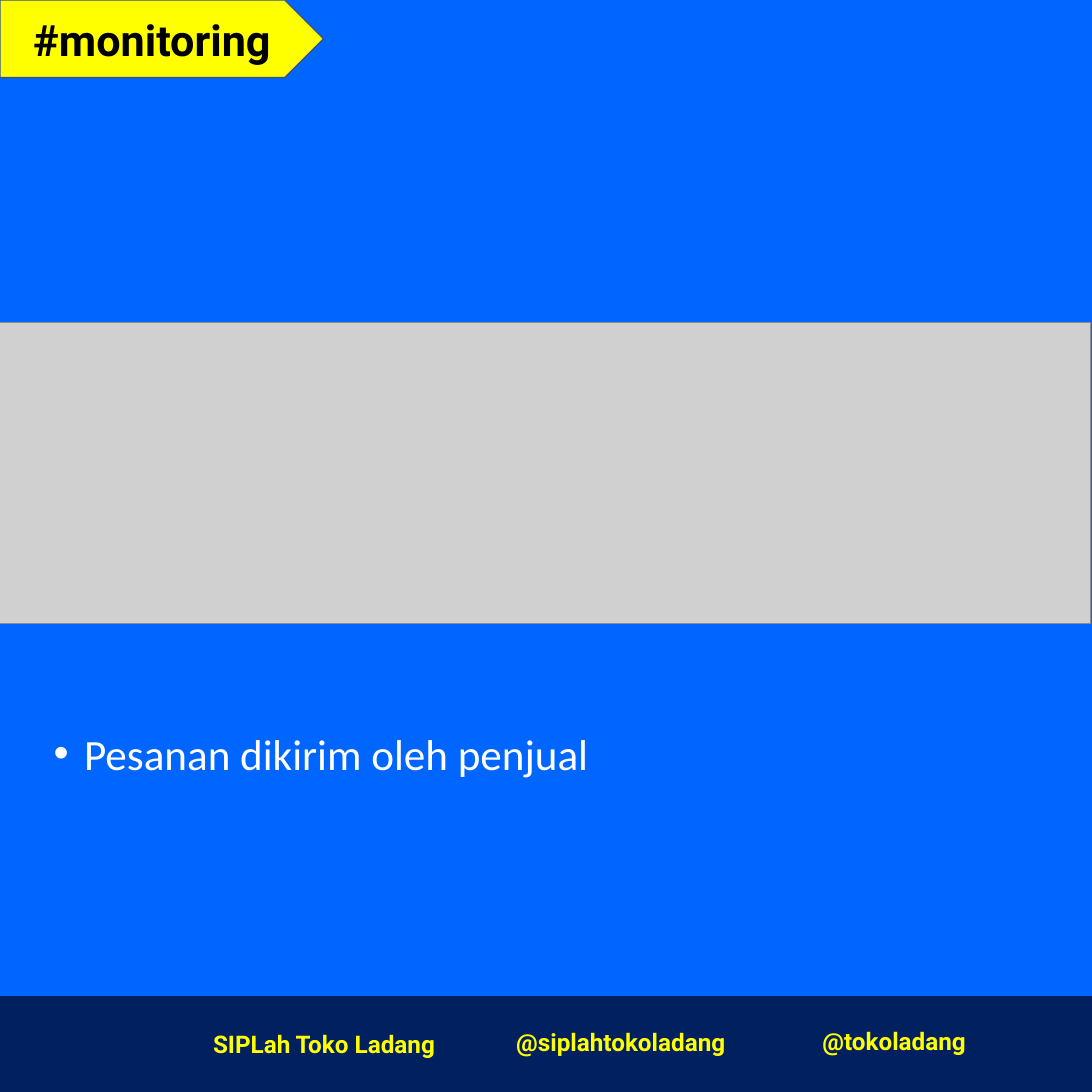
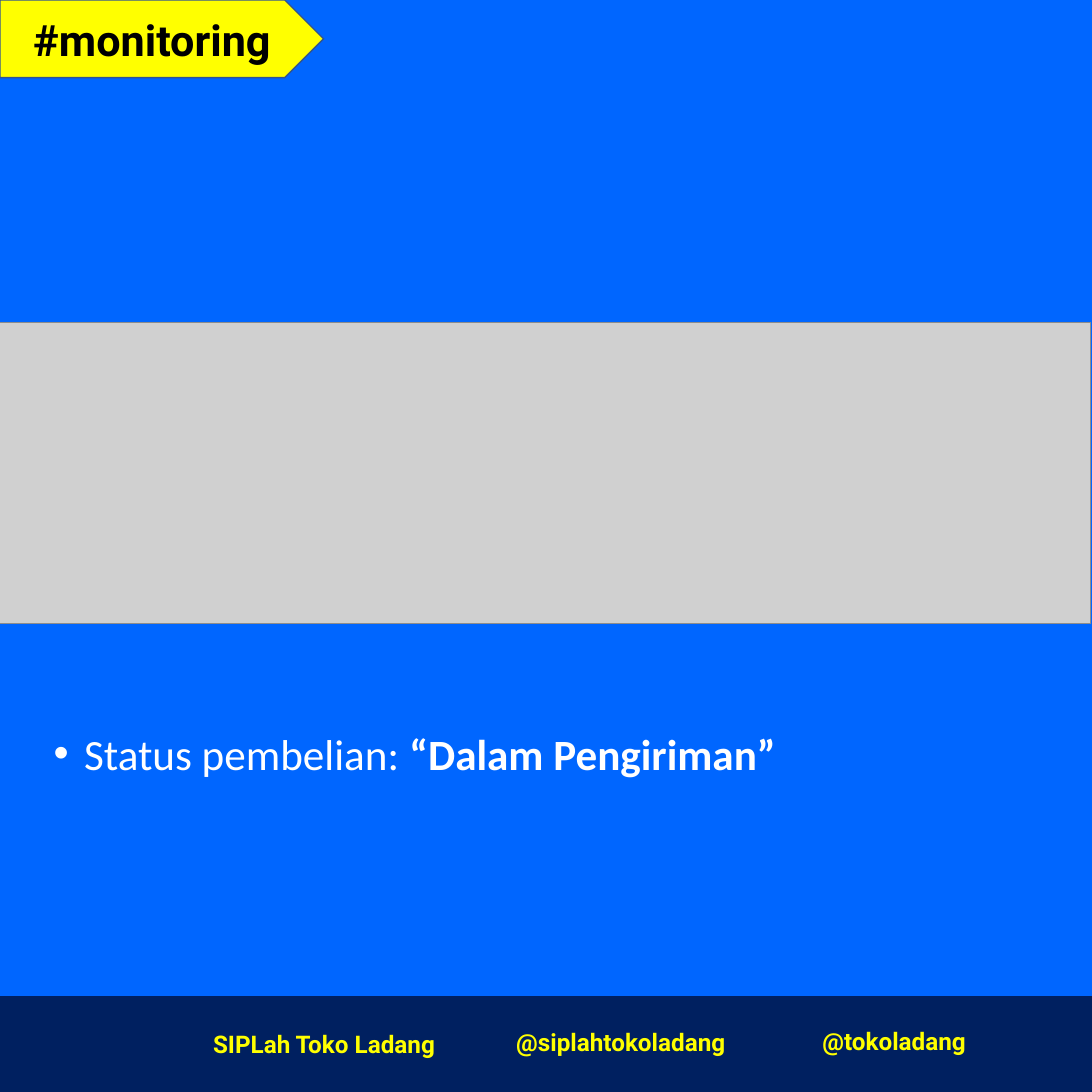
Before and after one commit to mexop99/SOP-Toko-Ladang, a slide deck: slide 7 of sop-pembeli.pptx. Drawn at 1092x1092 pixels with LibreOffice and Linux fonts; fonts in the diff are those of the drawing; grey boxes stand for pictures; background and template pictures are left out. Boxes give left, top, right and bottom in pixels: in the first picture for what was removed or moved away, otherwise in the second. Text is boxed around its words. In the diff, an @@ line names an element or a change of style, - is before the commit and + after.

Commit message:
sop-pembeli-v2

```diff
--- a/sop-pembeli.pptx
+++ b/sop-pembeli.pptx
@@ text at <box>84,738,775,778</box>: text changed; bold on @@
-• Pesanan dikirim oleh penjual
+• Status pembelian: “Dalam Pengiriman”
```
Also in this commit, not shown: 11 other slides changed.
